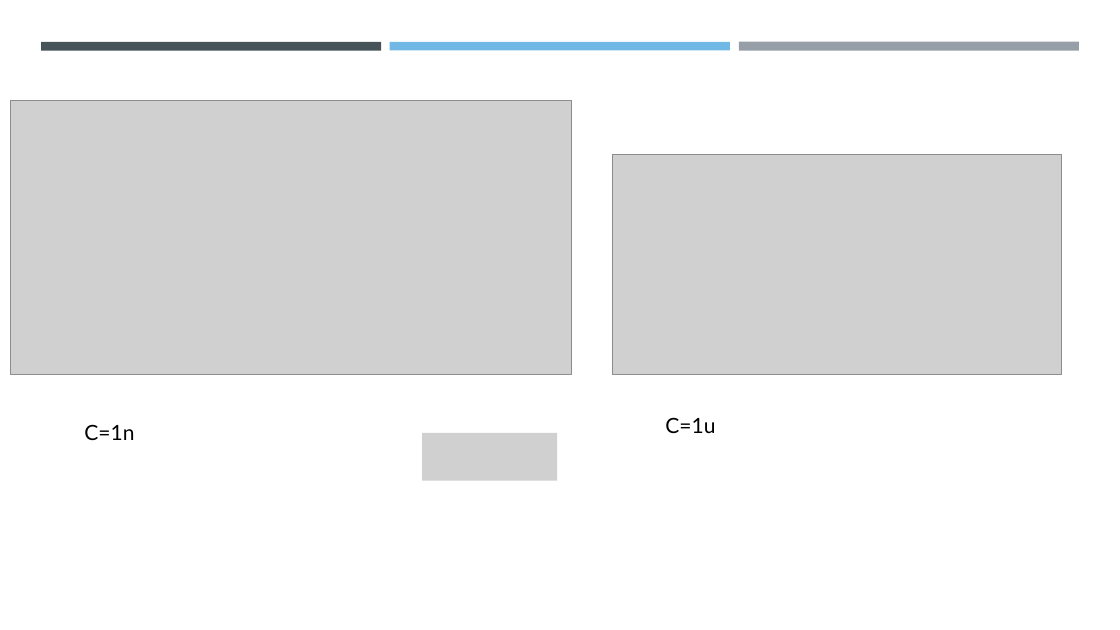
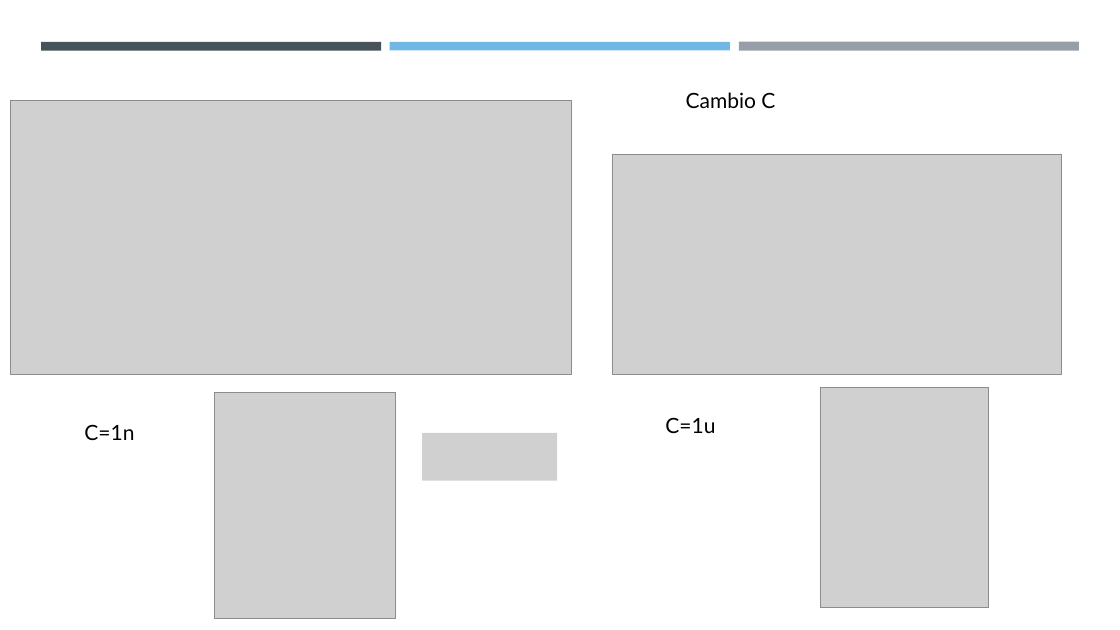
Before and after one commit to RiccardoSC2050/Progetto-sistemi-elettronici, a slide deck: slide 10 of presentazione/Studio filtro passa alto (HP).pptx. Drawn at 1120x630 pixels with LibreOffice and Linux fonts; fonts in the diff are those of the drawing; grey boxes stand for pictures. Boxes give left, top, right and bottom in pixels: in the first picture for what was removed or moved away, otherwise in the second. Text is boxed around its words. In the diff, an @@ line names an element or a change of style, - is before the commit and + after.

```diff
--- a/presentazione/Studio filtro passa alto (HP).pptx
+++ b/presentazione/Studio filtro passa alto (HP).pptx
@@ text added at (x1=686, y1=92, x2=775, y2=108), 18 pt, text #000000 @@
+Cambio C
@@ picture added at (x1=821, y1=387, x2=990, y2=607) @@
@@ picture added at (x1=214, y1=393, x2=396, y2=619) @@
```
Also in this commit, not shown: 5 other slides changed, 13 slides added, 1 slide removed, 12 other files.
